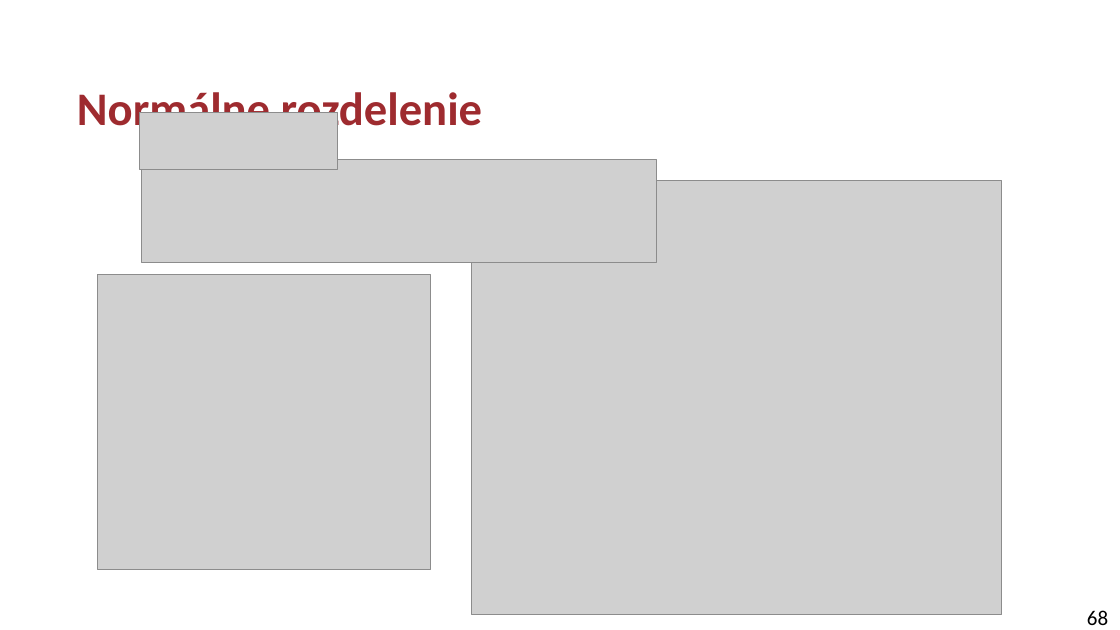
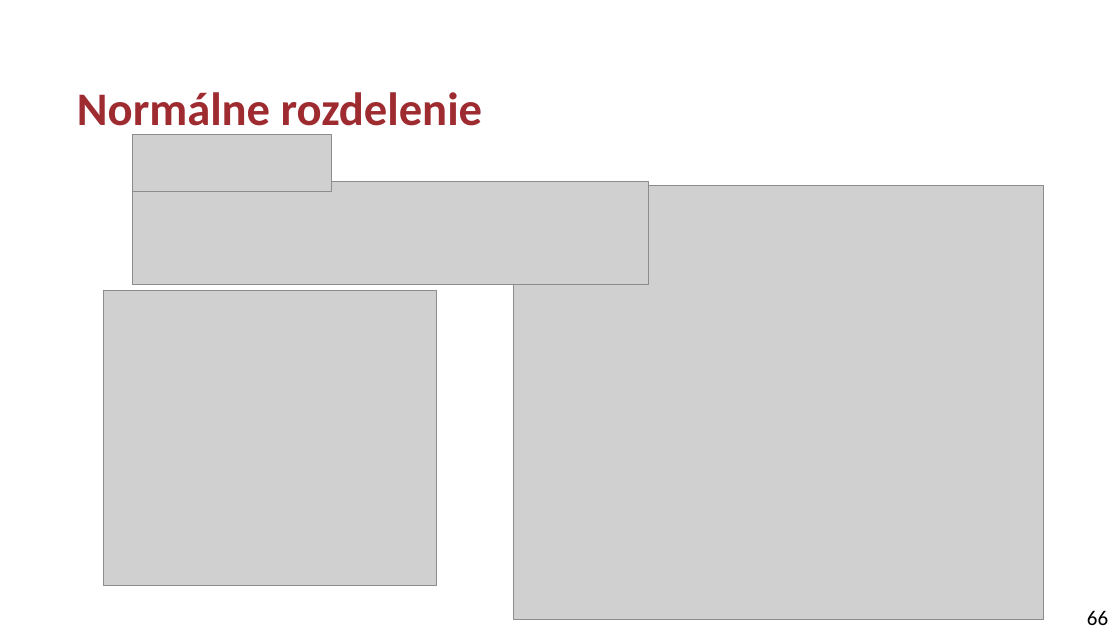
Before and after one commit to kocurvik/edu, a slide deck: slide 66 of RO/prednasky/p02.pptx (slide 68 before the commit). Drawn at 1120x630 pixels with LibreOffice and Linux fonts; fonts in the diff are those of the drawing; grey boxes stand for pictures. Boxes give left, top, right and bottom in pixels: in the first picture for what was removed or moved away, otherwise in the second. Text is boxed around its words. In the diff, an @@ line names an element or a change of style, - is before the commit and + after.

```diff
--- a/RO/prednasky/p02.pptx
+++ b/RO/prednasky/p02.pptx
@@ picture: place and size @@
-picture at box(139, 112, 338, 169)
+picture at box(133, 135, 331, 192)
@@ picture: place and size @@
-picture at box(141, 159, 657, 262)
+picture at box(133, 181, 649, 285)
@@ picture: place and size @@
-picture at box(472, 181, 1002, 615)
+picture at box(513, 186, 1044, 620)
@@ picture: place and size @@
-picture at box(97, 275, 430, 570)
+picture at box(103, 291, 436, 586)
@@ page number at box(1087, 610, 1108, 625): text changed @@
-68
+66
```
Also in this commit, not shown: 10 other slides changed, 2 slides removed.
